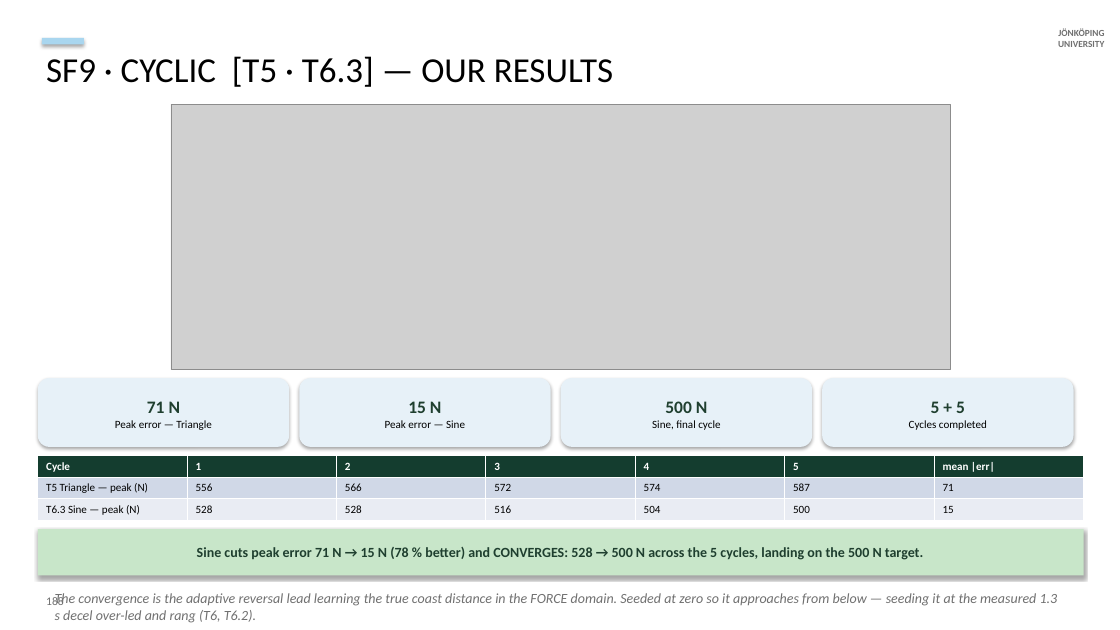
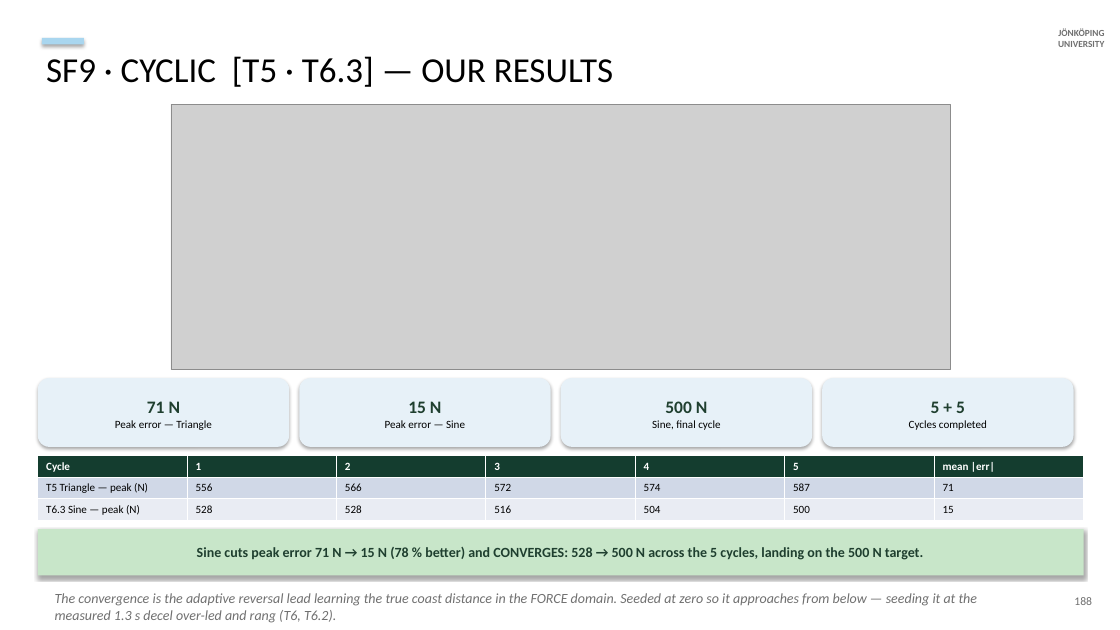
Before and after one commit to cenmir/UTM, a slide deck: slide 48 of documentation/V6a_8_6_20_slides.pptx. Drawn at 1120x630 pixels with LibreOffice and Linux fonts; fonts in the diff are those of the drawing; grey boxes stand for pictures. Boxes give left, top, right and bottom in pixels: in the first picture for what was removed or moved away, otherwise in the second. Text is boxed around its words. In the diff, an @@ line names an element or a change of style, - is before the commit and + after.

```diff
--- a/documentation/V6a_8_6_20_slides.pptx
+++ b/documentation/V6a_8_6_20_slides.pptx
@@ text "The convergence is the adaptive ..." rewrapped from (x1=55, y1=593, x2=1058, y2=623) to (x1=55, y1=593, x2=978, y2=623) @@
@@ text "188" moved from (x1=46, y1=595, x2=64, y2=605) to (x1=1074, y1=597, x2=1092, y2=605) @@
@@ text "188" at (x1=1074, y1=597, x2=1092, y2=605): alignment left to right @@
```
Also in this commit, not shown: 63 other slides changed, 2 other files.
